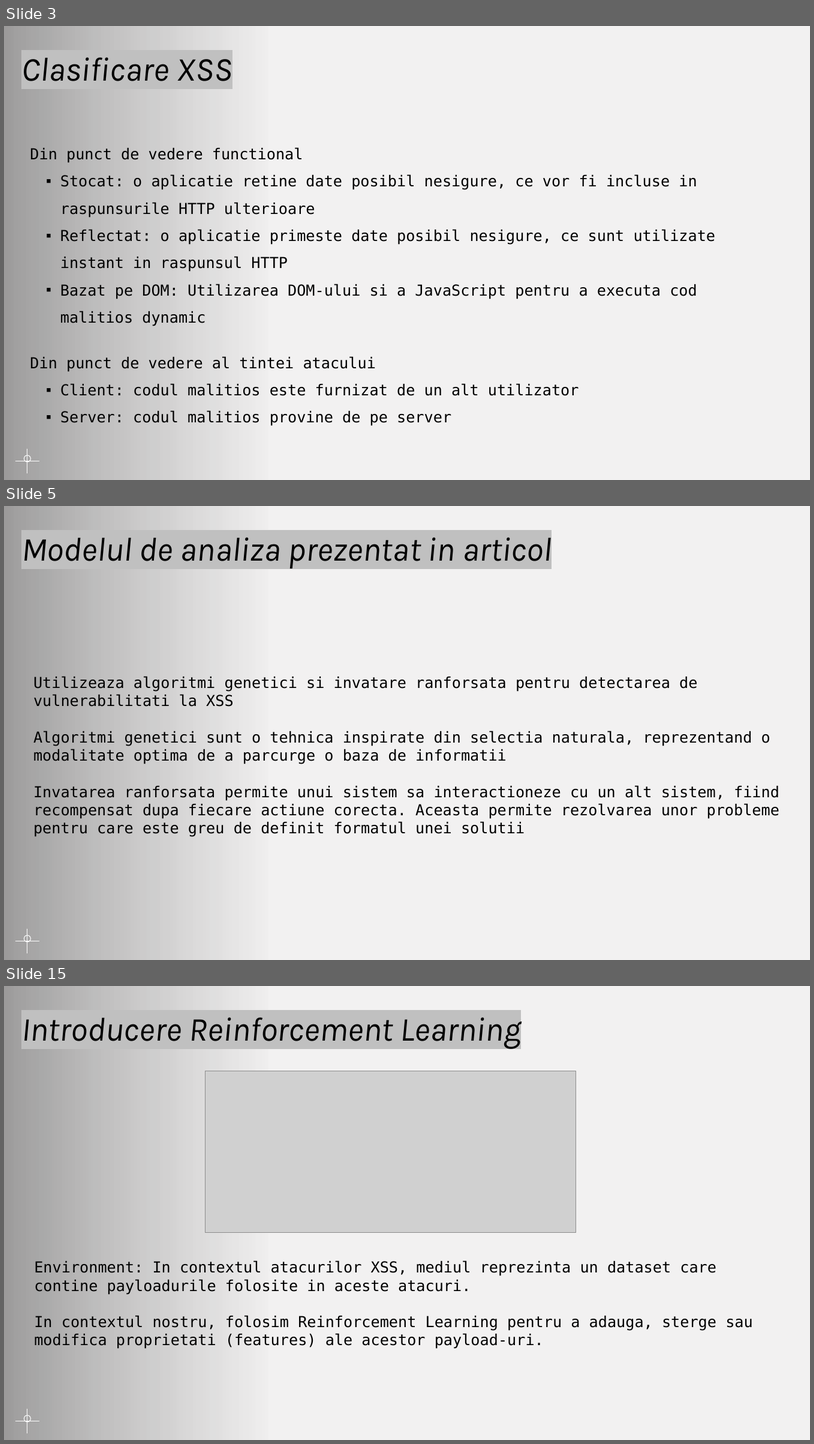
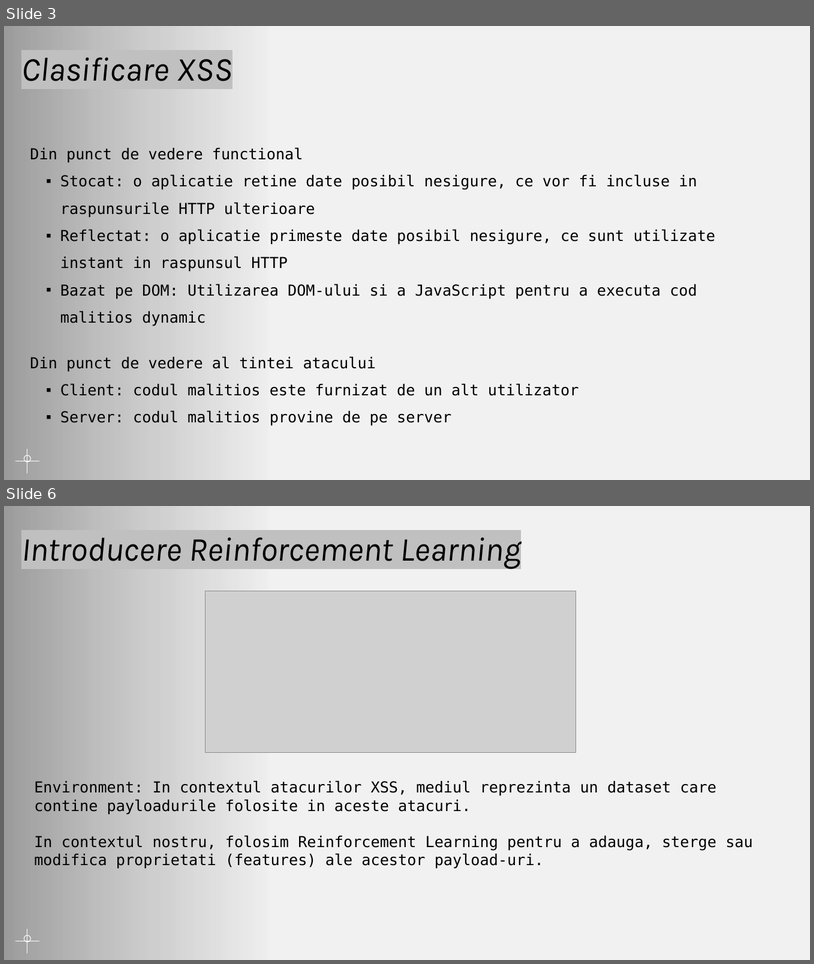
Before and after one commit to AntonioN09/ProiectTSS, a slide deck: Proiect_TSS.pptx. Shown one above the other, each under a label of ours: slides 3, 5 and 15 before the commit, slides 3 and 6 after it; the slides between them are not shown. The pictures are 814x1444 and 814x964 pixels, drawn with LibreOffice and Linux fonts; fonts in the diff are those of the drawing; grey boxes stand for pictures; background and template pictures are left out. Boxes give left, top, right and bottom in pixels: in the first picture for what was removed or moved away, otherwise in the second. Text is boxed around its words. In the diff, an @@ line names an element or a change of style, - is before the commit and + after.

```diff
--- a/Proiect_TSS.pptx
+++ b/Proiect_TSS.pptx
@@ slide 5 removed at (4, 506, 810, 960), background picture (left out) @@
@@ rectangle removed at (4, 506, 270, 960) @@
@@ title removed at (21, 537, 552, 568) @@
-Modelul de analiza prezentat in articol
@@ text removed at (33, 676, 780, 837) @@
-Utilizeaza algoritmi genetici si invatare ranforsata pentru detectarea de vulnerabilitati la XSS
-Algoritmi genetici sunt o tehnica inspirate din selectia naturala, reprezentand o modalitate optima de a parcurge o baza de informatii
-Invatarea ranforsata permite unui sistem sa interactioneze cu un alt sistem, fiind recompensat dupa fiecare actiune corecta. Aceasta permite rezolvarea unor probleme pentru care este greu de definit formatul unei solutii
@@ ellipse removed at (24, 935, 30, 942) @@
@@ line removed from (27, 953) to (27, 929) @@
@@ line removed from (15, 941) to (39, 941) @@
@@ what was slide 15 is now slide 6 @@
```
Also in this commit, not shown: 2 slides changed, 8 other slides removed.
